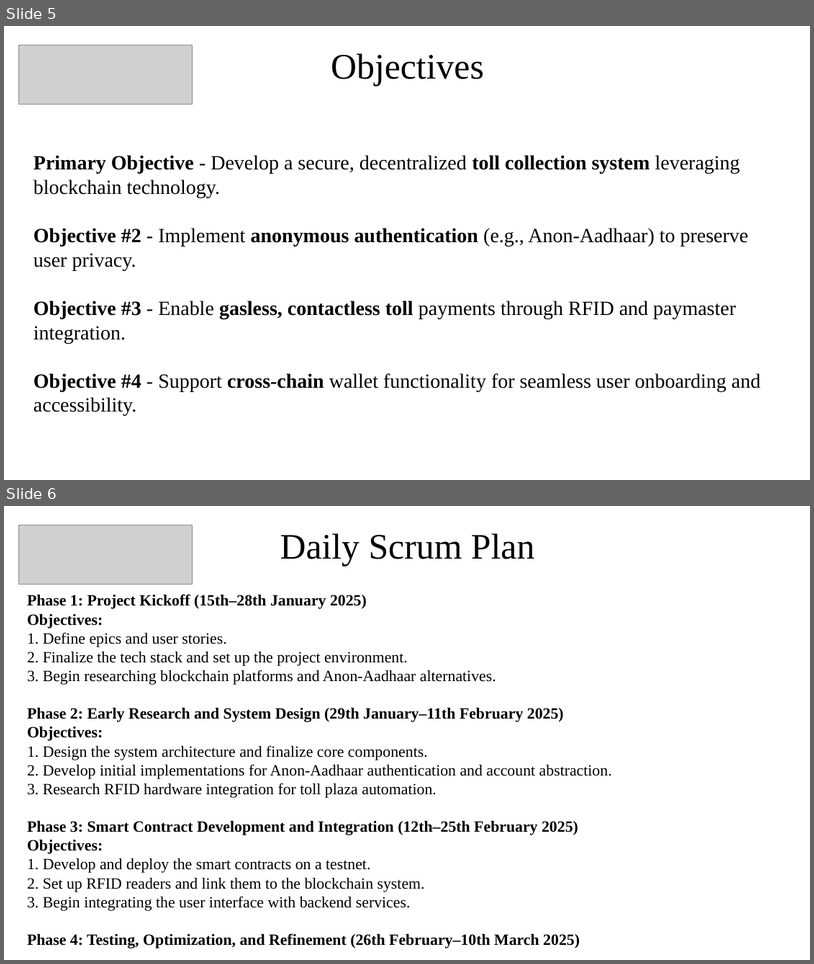
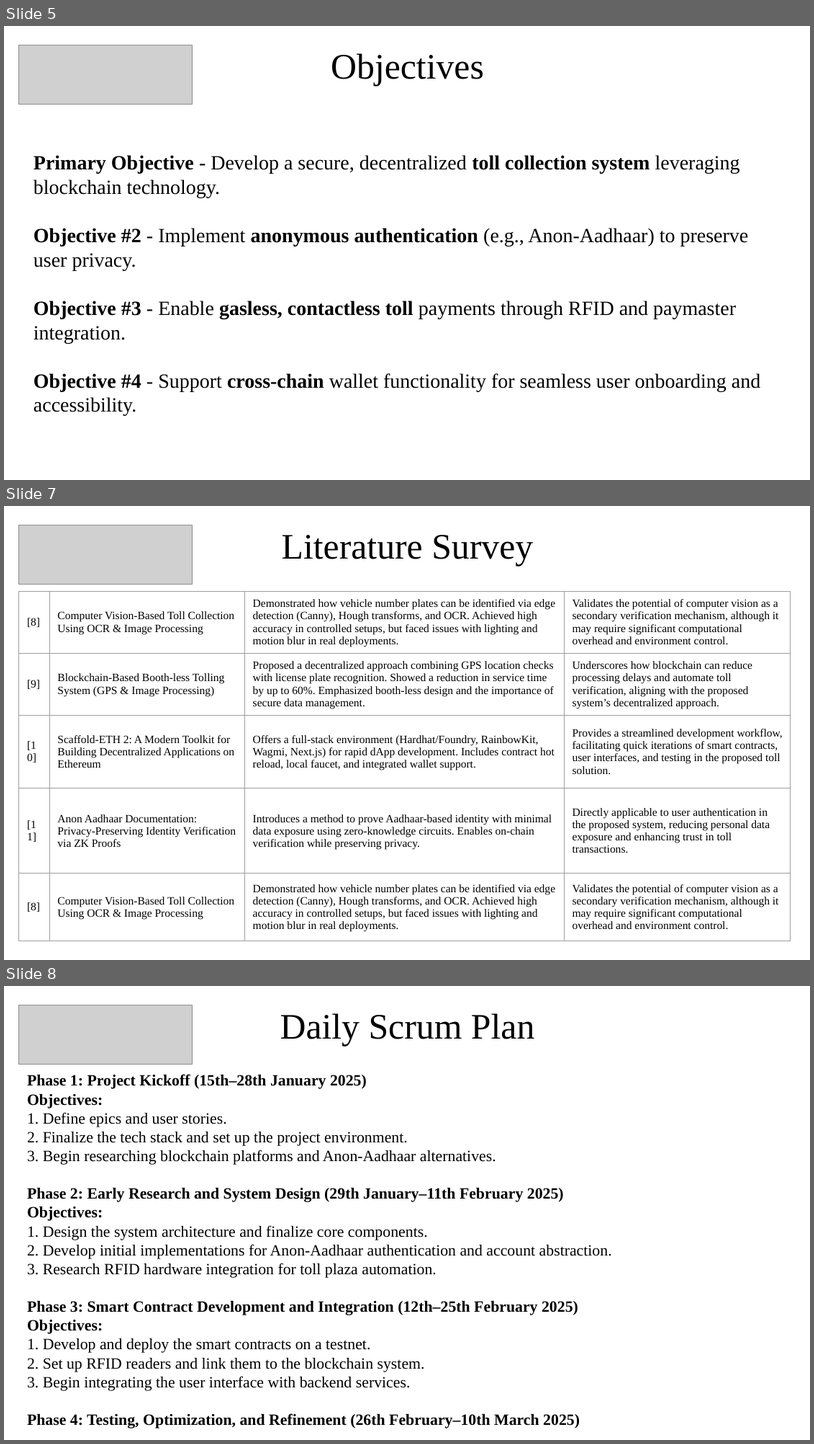
Before and after one commit to Rekklessss/fastchain, a slide deck: Docs/FASTChain-PPT-Review-1.pptx. Shown one above the other, each under a label of ours: slides 5 and 6 before the commit, slides 5, 7 and 8 after it; the slides between them are not shown. The pictures are 814x964 and 814x1444 pixels, drawn with LibreOffice and Linux fonts; fonts in the diff are those of the drawing; grey boxes stand for pictures. Boxes give left, top, right and bottom in pixels: in the first picture for what was removed or moved away, otherwise in the second. Text is boxed around its words. In the diff, an @@ line names an element or a change of style, - is before the commit and + after.

```diff
--- a/Docs/FASTChain-PPT-Review-1.pptx
+++ b/Docs/FASTChain-PPT-Review-1.pptx
@@ slide 7 added at [4, 506, 810, 960], background #FFFFFF @@
@@ picture added at [19, 525, 193, 584] @@
@@ title added at [282, 535, 533, 566], 32 pt, text #000000 @@
+Literature Survey
@@ table added at [19, 592, 791, 941], 5 rows, 4 columns @@
+[8] | Computer Vision-Based Toll Collection Using OCR & Image Processing | Demonstrated how vehicle number plates can be identified via edge detection (Canny), Hough transforms, and OCR. Achieved high accuracy in controlled setups, but faced issues with lighting and motion blur in real deployments. | Validates the potential of computer vision as a secondary verification mechanism, although it may require significant computational overhead and environment control.
+[9] | Blockchain-Based Booth-less Tolling System (GPS & Image Processing) | Proposed a decentralized approach combining GPS location checks with license plate recognition. Showed a reduction in service time by up to 60%. Emphasized booth-less design and the importance of secure data management. | Underscores how blockchain can reduce processing delays and automate toll verification, aligning with the proposed system’s decentralized approach.
+[10] | Scaffold-ETH 2: A Modern Toolkit for Building Decentralized Applications on Ethereum | Offers a full-stack environment (Hardhat/Foundry, RainbowKit, Wagmi, Next.js) for rapid dApp development. Includes contract hot reload, local faucet, and integrated wallet support. | Provides a streamlined development workflow, facilitating quick iterations of smart contracts, user interfaces, and testing in the proposed toll solution.
+[11] | Anon Aadhaar Documentation: Privacy-Preserving Identity Verification via ZK Proofs | Introduces a method to prove Aadhaar-based identity with minimal data exposure using zero-knowledge circuits. Enables on-chain verification while preserving privacy. | Directly applicable to user authentication in the proposed system, reducing personal data exposure and enhancing trust in toll transactions.
+[8] | Computer Vision-Based Toll Collection Using OCR & Image Processing | Demonstrated how vehicle number plates can be identified via edge detection (Canny), Hough transforms, and OCR. Achieved high accuracy in controlled setups, but faced issues with lighting and motion blur in real deployments. | Validates the potential of computer vision as a secondary verification mechanism, although it may require significant computational overhead and environment control.
@@ what was slide 6 is now slide 8 @@
```
Also in this commit, not shown: 1 slide changed, 6 other slides added, 3 other files.
